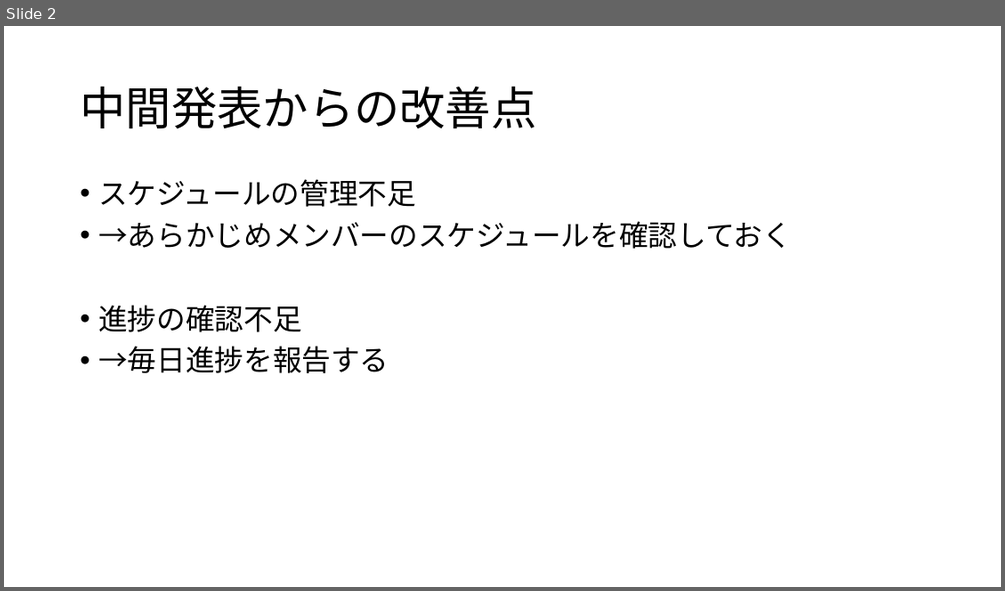
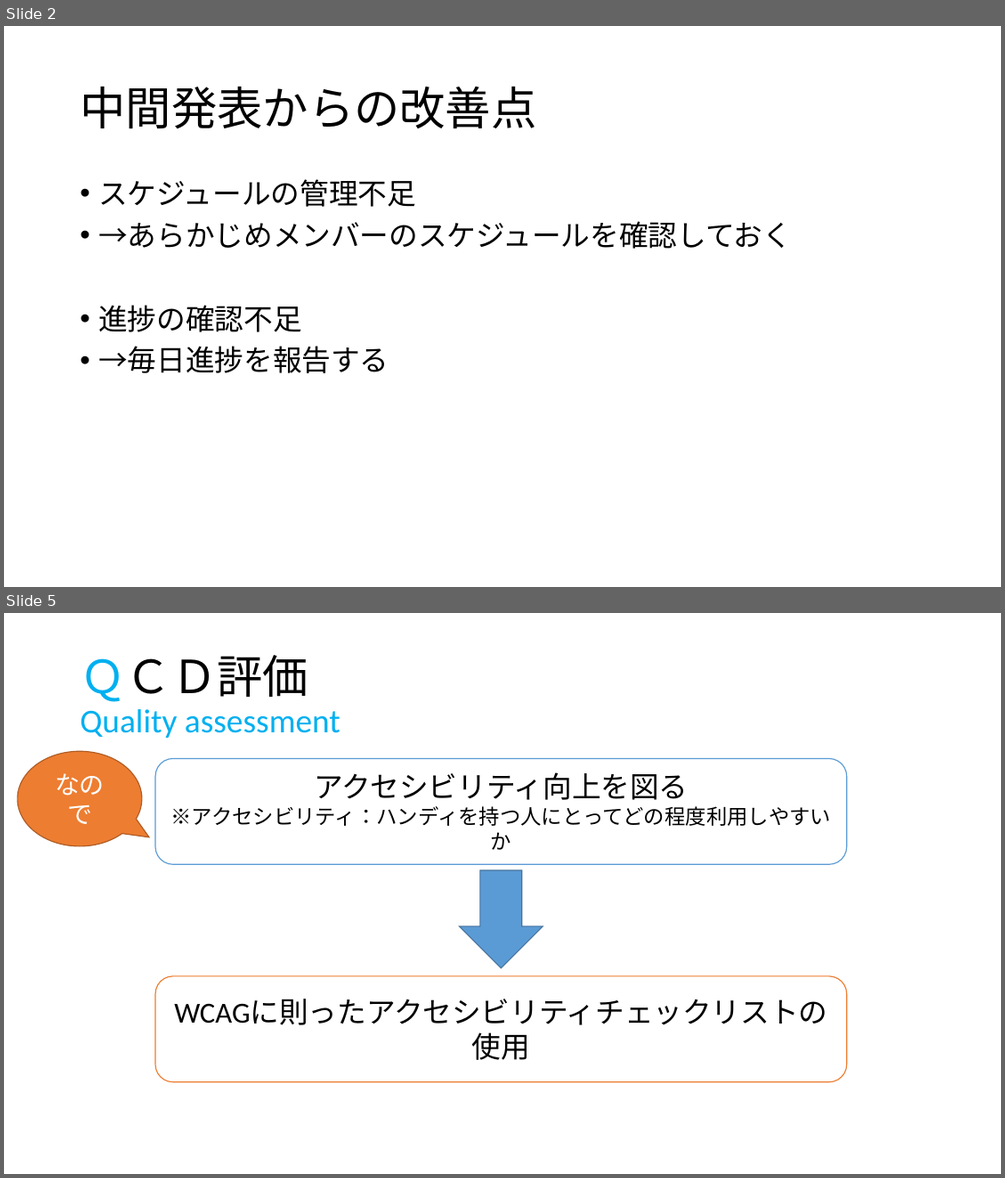
Before and after one commit to IzumiYuuta/PMyabukikenC, a slide deck: 最終発表.pptx. Shown one above the other, each under a label of ours: slide 2 before the commit, slides 2 and 5 after it; the slides between them are not shown. The pictures are 1005x591 and 1005x1178 pixels, drawn with LibreOffice and Linux fonts; fonts in the diff are those of the drawing. Boxes give left, top, right and bottom in pixels: in the first picture for what was removed or moved away, otherwise in the second. Text is boxed around its words. In the diff, an @@ line names an element or a change of style, - is before the commit and + after.

```diff
--- a/最終発表.pptx
+++ b/最終発表.pptx
@@ slide 5 added at <box>4,613,1001,1174</box>, background #FFFFFF @@
@@ title added at <box>80,655,340,738</box>, 32 pt, text #00B0F0 @@
+ＱＣＤ評価
+Quality assessment
@@ speech bubble added at <box>17,751,142,846</box>, fill #ED7D31, outline #AF5C24 1 pt, 24 pt, text #FFFFFF @@
+なので
@@ rounded rectangle added at <box>155,759,847,864</box>, fill #FFFFFF, outline #5B9BD5 1 pt, 20 pt, text #000000 @@
+アクセシビリティ向上を図る
+※アクセシビリティ：ハンディを持つ人にとってどの程度利用しやすいか
@@ down arrow added at <box>460,870,543,968</box>, fill #5B9BD5, outline #43739E 1 pt @@
@@ rounded rectangle added at <box>155,976,847,1082</box>, fill #FFFFFF, outline #ED7D31 1 pt, 28 pt, text #000000 @@
+WCAGに則ったアクセシビリティチェックリストの使用
```
Also in this commit, not shown: 2 other slides added, 1 slide removed.
